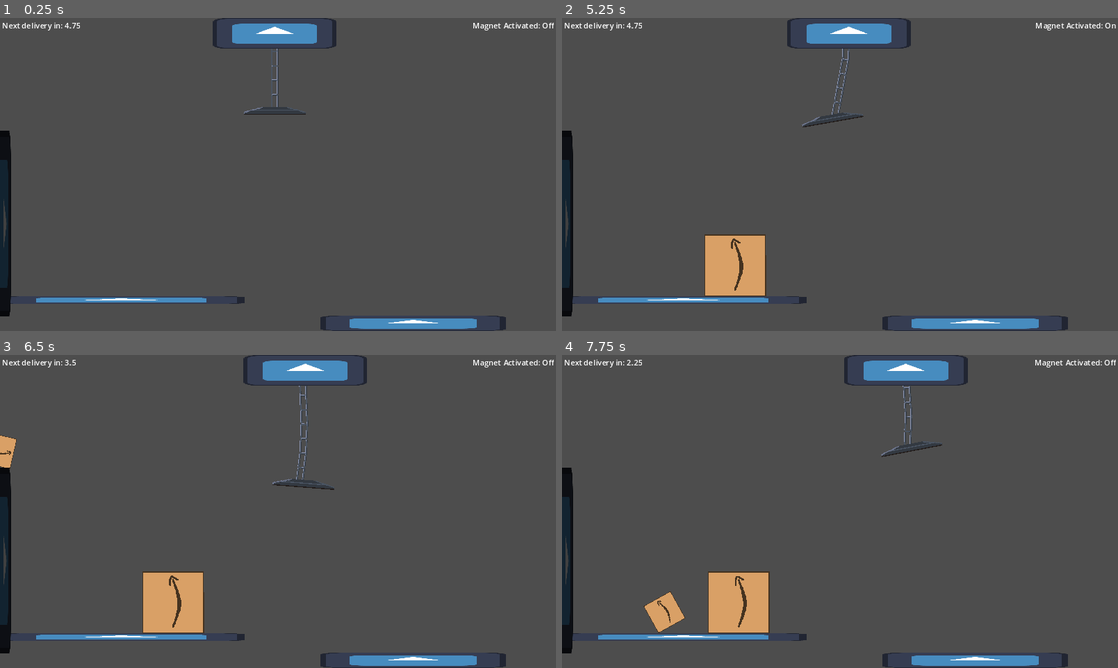
Above: before the commit, frames 1-4 (two rows, left to right).
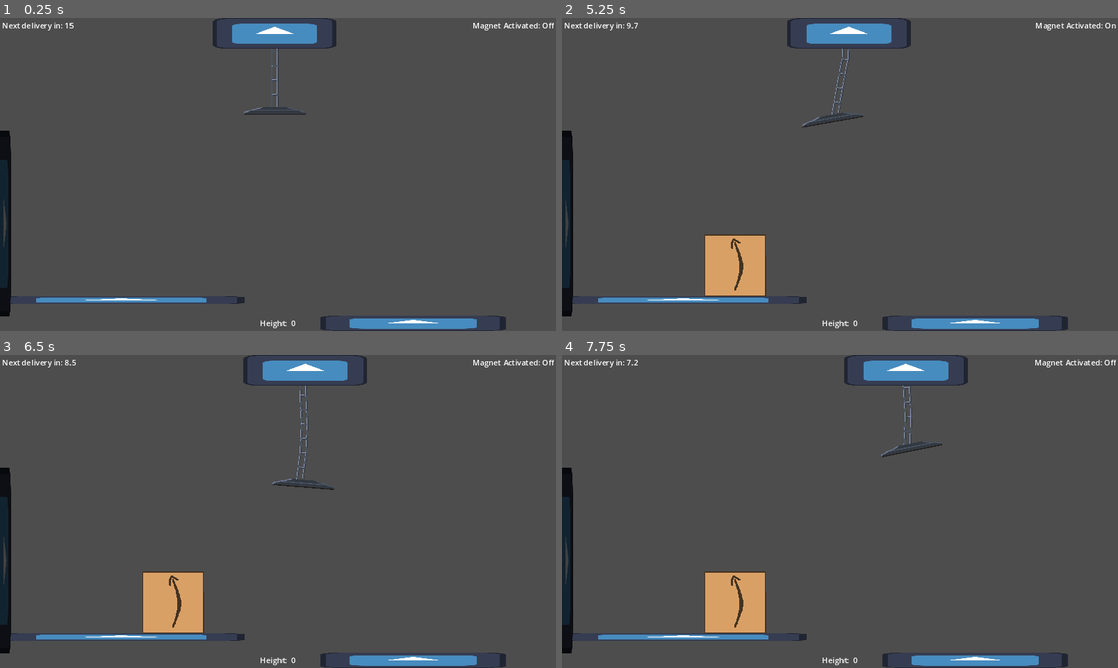
Above: after the commit, the same moments.

Repository: nanodeath/tippy-towers
Game: Godot game, scene res://game.tscn
Same seed, same stepped clock (60 frames per second), same inputs: the game is played once before the commit and once after it. The engine's default icon, where the game draws it, is replaced by a stand-in: a white triangle on a blue panel in a dark square.
Inputs:
- Up to frame 1 (0.25 s): no input
- Up to frame 2 (5.25 s): hold D (move_right) 0.53-1.28 s; tap Space (toggle_magnet) every 0.75 s from 0.6 to 5.1 s; hold S (move_down) 1.28-2.03 s; hold D (move_right) 2.03-2.78 s; hold W (move_up) 2.78-3.53 s; hold A (move_left) 3.53-5.03 s; hold S (move_down) from 5.03 s (still down)
- Up to frame 3 (6.5 s): release S (move_down) at 5.78 s; hold D (move_right) from 5.78 s (still down); tap Space (toggle_magnet) at 5.85 s
- Up to frame 4 (7.75 s): release D (move_right) at 6.53 s; hold W (move_up) 6.53-7.28 s; tap Space (toggle_magnet) at 6.6, 7.35 s; hold D (move_right) from 7.28 s (still down)

The runs differ from the first frame. In frame 1, less than 0.1% of the frame differs, in the area x 11-54%, y 1-100%; in frame 2, 0.1%; in frame 3, 0.4%; in frame 4, 1.2%, in the area x 11-69%, y 1-100%.

Commit message:
Display height achieved, set timer back to 15s.

Diff:
--- a/tippy-towers/game.tscn
+++ b/tippy-towers/game.tscn
@@ -1,9 +1,10 @@
-[gd_scene load_steps=18 format=3 uid="uid://chss5a6j3kny4"]
+[gd_scene load_steps=19 format=3 uid="uid://chss5a6j3kny4"]
 
 [ext_resource type="Texture2D" uid="uid://p5f1hvknc1bl" path="res://icon.svg" id="1_qfxxw"]
 [ext_resource type="Script" path="res://scripts/ui/timer_display.gd" id="2_ha0md"]
 [ext_resource type="PackedScene" uid="uid://d2ytku27cc5of" path="res://scenes/crane.tscn" id="2_j786l"]
 [ext_resource type="Script" path="res://scripts/ui/magnet_status.gd" id="3_ebv6g"]
+[ext_resource type="Script" path="res://scripts/ui/height_achieved.gd" id="3_k1vkn"]
 [ext_resource type="Script" path="res://scripts/highest_point_detector.gd" id="3_ooxjs"]
 [ext_resource type="Script" path="res://scripts/camera.gd" id="3_qibdg"]
 [ext_resource type="PackedScene" uid="uid://b3cuxi3hana1g" path="res://scenes/junk/box_128_128.tscn" id="4_7rvxo"]
@@ -87,6 +88,29 @@
 scroll_active = false
 autowrap_mode = 0
 
+[node name="HeightAchieved" type="HBoxContainer" parent="CanvasLayer/MarginContainer"]
+unique_name_in_owner = true
+layout_mode = 2
+size_flags_horizontal = 4
+size_flags_vertical = 8
+alignment = 1
+script = ExtResource("3_k1vkn")
+
+[node name="RichTextLabel" type="RichTextLabel" parent="CanvasLayer/MarginContainer/HeightAchieved"]
+layout_mode = 2
+text = "Height: "
+fit_content = true
+scroll_active = false
+autowrap_mode = 0
+
+[node name="HeightPixels" type="RichTextLabel" parent="CanvasLayer/MarginContainer/HeightAchieved"]
+layout_mode = 2
+text = "0
+"
+fit_content = true
+scroll_active = false
+autowrap_mode = 0
+
 [node name="CameraTarget" type="Marker2D" parent="."]
 unique_name_in_owner = true
 position = Vector2(576, 224)
@@ -100,6 +124,10 @@
 
 [node name="CollisionShape2D" type="CollisionShape2D" parent="Ground"]
 shape = SubResource("RectangleShape2D_x3he1")
+
+[node name="GroundMarker" type="Marker2D" parent="Ground"]
+unique_name_in_owner = true
+position = Vector2(0, -16)
 
 [node name="CraneLeftBound" type="Marker2D" parent="."]
 position = Vector2(180, 0)
@@ -143,7 +171,7 @@
 [node name="SpawnTimer" type="Node" parent="Camera2D/Platform"]
 unique_name_in_owner = true
 script = ExtResource("6_fuj8g")
-initial_time = 5.0
+initial_time = 15.0
 
 [node name="HighestPointDetector" type="ShapeCast2D" parent="Camera2D"]
 position = Vector2(280, -324)
--- a/tippy-towers/scripts/highest_point_detector.gd
+++ b/tippy-towers/scripts/highest_point_detector.gd
@@ -10,6 +10,5 @@
 		var highest_point := get_collision_point(0) as Vector2
 		if first_collision.sleeping:
 			%Camera2D.move_up(highest_point)
-			#camera_target.position.y = min(highest_point.y, camera_target.position.y)
-			#%Camera2D.position = camera_target.position
+			%HeightAchieved.update_height(-(highest_point.y - %GroundMarker.global_position.y))
 	pass
--- /dev/null
+++ b/tippy-towers/scripts/ui/height_achieved.gd
@@ -0,0 +1,6 @@
+class_name HeightAchieved extends Container
+
+@onready var height_pixels = $HeightPixels
+
+func update_height(height: float):
+	height_pixels.text = str(floori(height))
